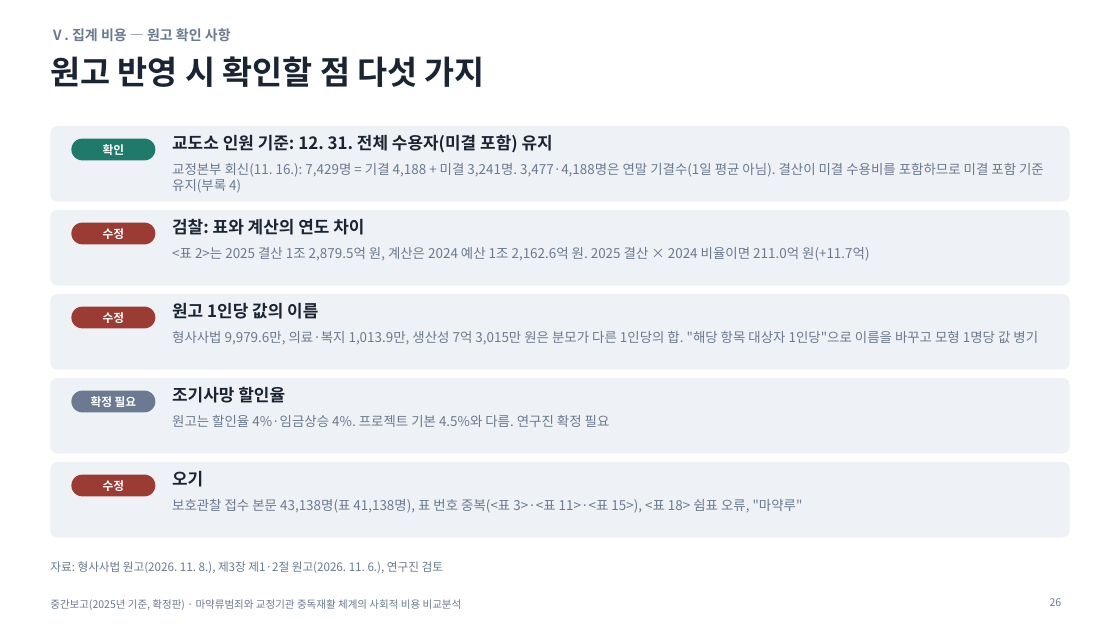
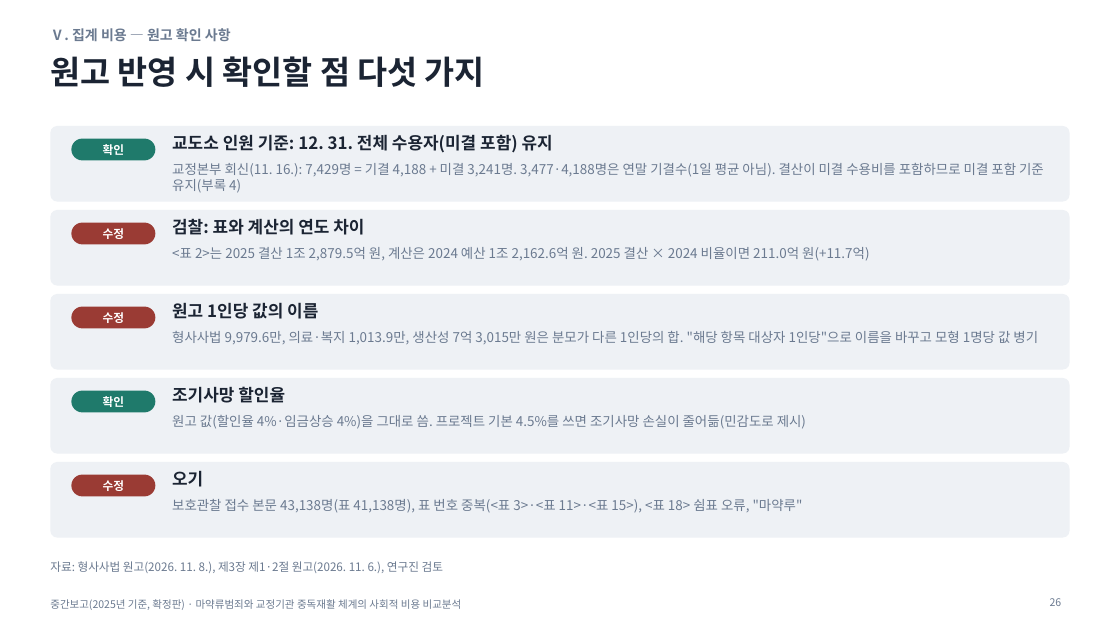
Before and after one commit to adminmrobo/drug-crime-social-cost, a slide deck: slide 26 of deliverables/2026-11-16_확정판/중간보고_마약류사회적비용_2025기준_확정판.pptx. Drawn at 1120x630 pixels with LibreOffice and Linux fonts; fonts in the diff are those of the drawing. Boxes give left, top, right and bottom in pixels: in the first picture for what was removed or moved away, otherwise in the second. Text is boxed around its words. In the diff, an @@ line names an element or a change of style, - is before the commit and + after.

Commit message:
확정판 재검토: 편익 기간 3년, 판정 지표 민감도, 조기사망 할인율 표기

```diff
--- a/deliverables/2026-11-16_확정판/중간보고_마약류사회적비용_2025기준_확정판.pptx
+++ b/deliverables/2026-11-16_확정판/중간보고_마약류사회적비용_2025기준_확정판.pptx
@@ rounded rectangle at bbox=[71, 391, 155, 413]: fill #6B7A90 to #1F7A6B @@
@@ text at bbox=[103, 396, 124, 407]: text changed @@
-확정 필요
+확인
@@ text at bbox=[172, 415, 806, 429]: text changed @@
-원고는 할인율 4%·임금상승 4%. 프로젝트 기본 4.5%와 다름. 연구진 확정 필요
+원고 값(할인율 4%·임금상승 4%)을 그대로 씀. 프로젝트 기본 4.5%를 쓰면 조기사망 손실이 줄어듦(민감도로 제시)
```
Also in this commit, not shown: 2 other slides changed, 7 other files.
